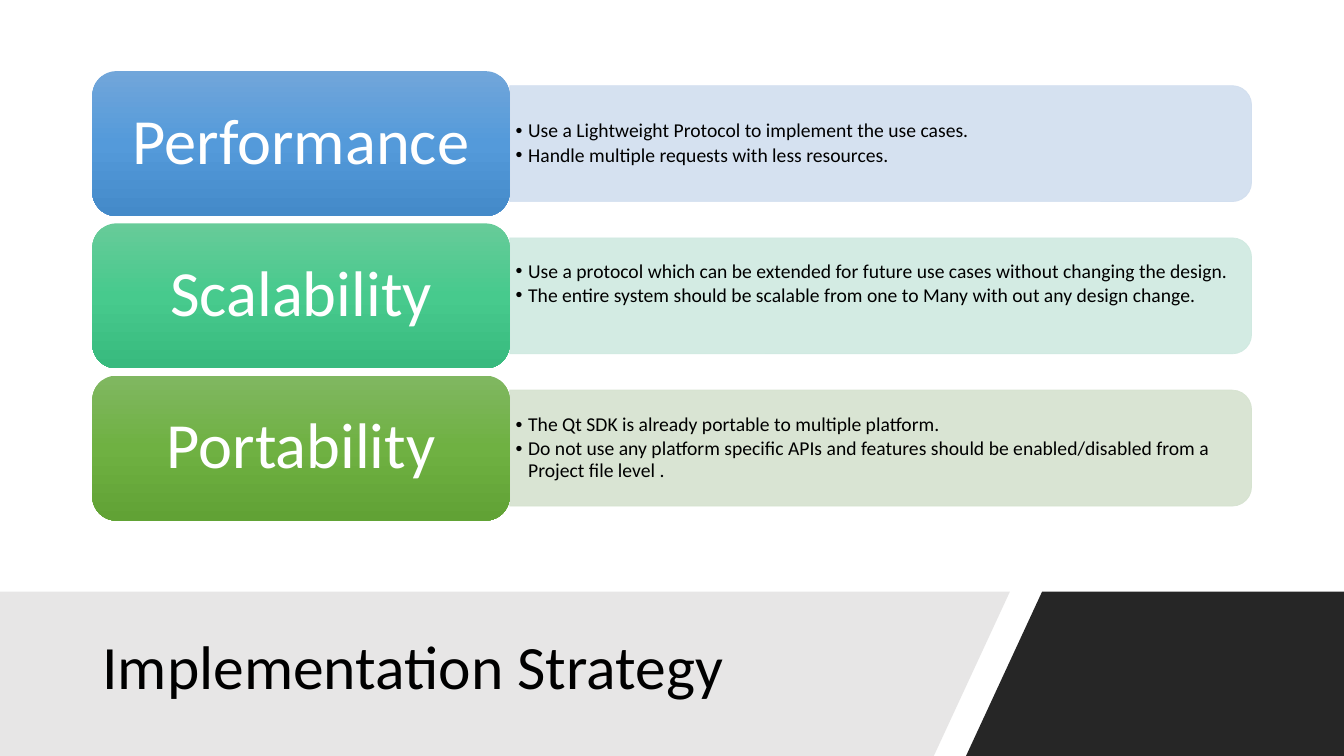
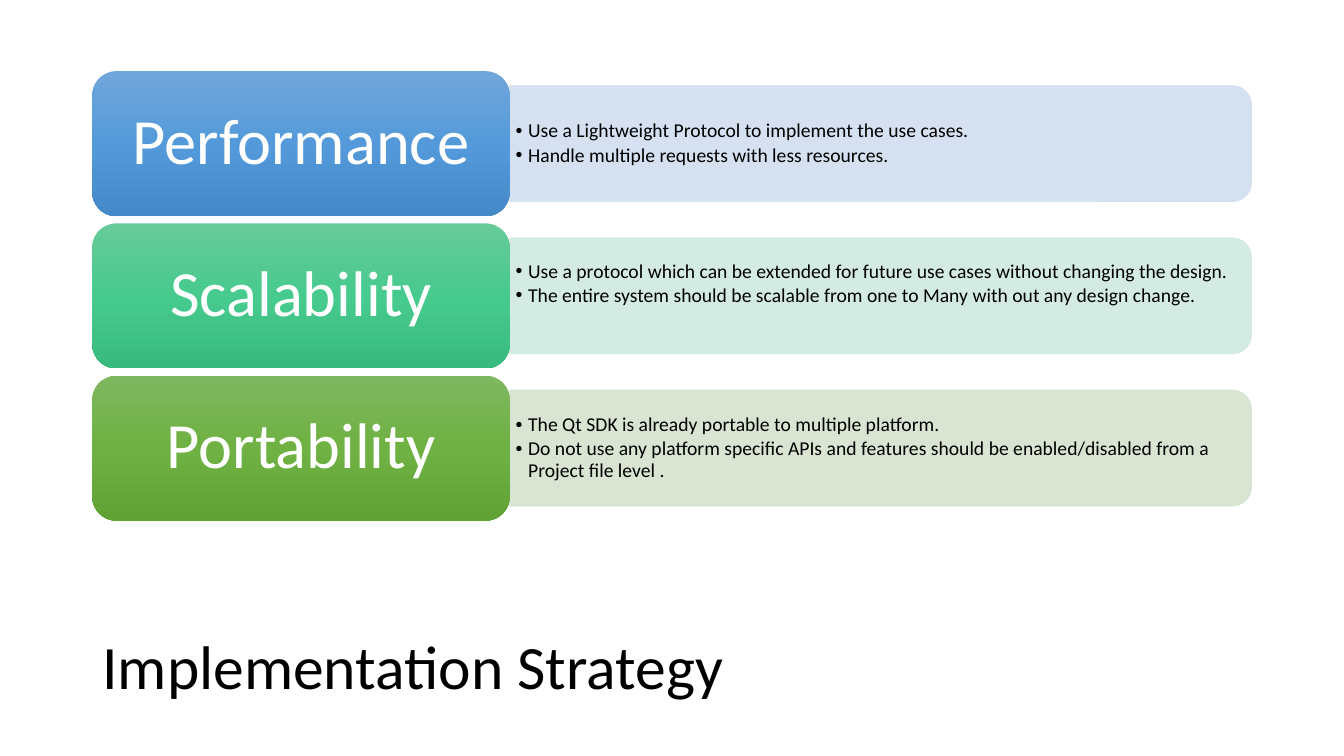
Before and after one commit to karthagokul/ChitChat, a slide deck: slide 3 of Overview.pptx. Drawn at 1344x756 pixels with LibreOffice and Linux fonts; fonts in the diff are those of the drawing. Boxes give left, top, right and bottom in pixels: in the first picture for what was removed or moved away, otherwise in the second. Text is boxed around its words. In the diff, an @@ line names an element or a change of style, - is before the commit and + after.

```diff
--- a/Overview.pptx
+++ b/Overview.pptx
@@ freeform shape removed at (0,592,1010,756) @@
@@ freeform shape removed at (966,592,1344,756) @@
```
Also in this commit, not shown: 7 other slides changed, 1 other file.
